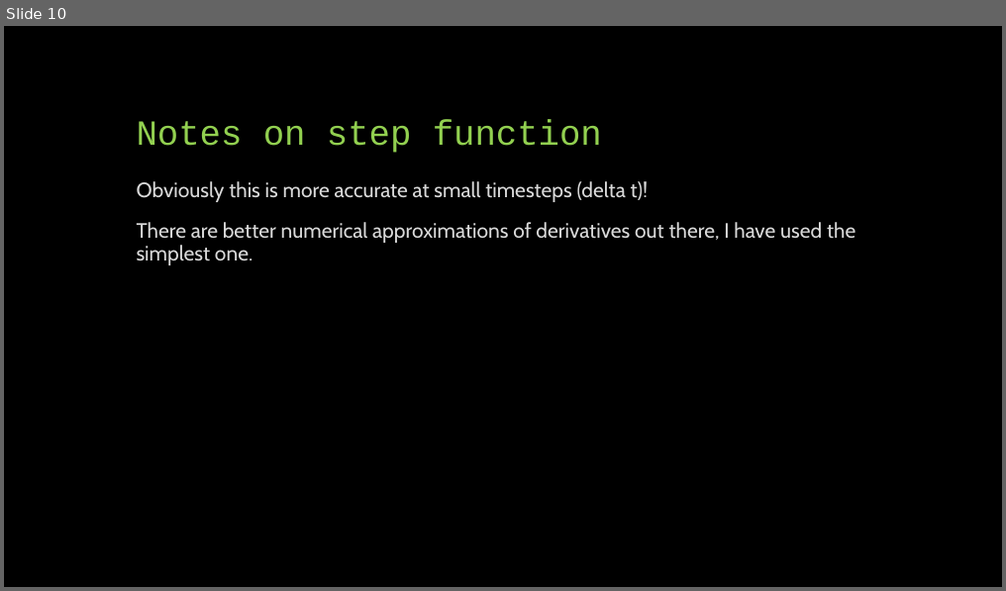
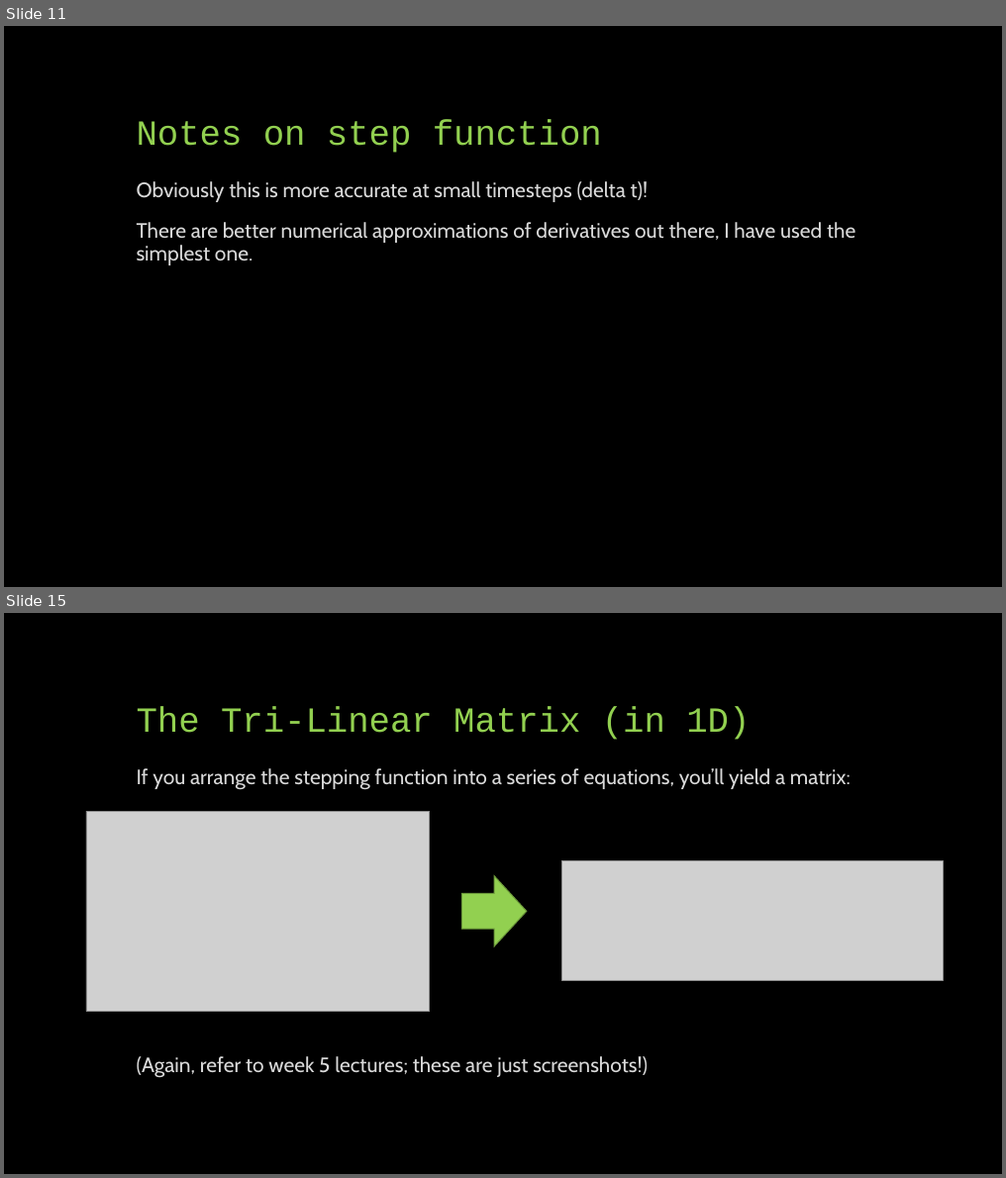
Before and after one commit to phys3112/Tutorials-2020, a slide deck: Tutorial 5 Iterative Methods/Tutorial 5 Presentation.pptx. Shown one above the other, each under a label of ours: slide 10 before the commit, slides 11 and 15 after it; the slides between them are not shown. The pictures are 1006x591 and 1006x1178 pixels, drawn with LibreOffice and Linux fonts; fonts in the diff are those of the drawing; grey boxes stand for pictures. Boxes give left, top, right and bottom in pixels: in the first picture for what was removed or moved away, otherwise in the second. Text is boxed around its words. In the diff, an @@ line names an element or a change of style, - is before the commit and + after.

Commit message:
Tutorial 5 'Finished'
Tutorial 5 is 'done', but I will make a better one for advanced following the upload of the lectures for Week 5.

```diff
--- a/Tutorial 5 Iterative Methods/Tutorial 5 Presentation.pptx
+++ b/Tutorial 5 Iterative Methods/Tutorial 5 Presentation.pptx
@@ slide 15 added at (4,613,1002,1174), background #000000 @@
@@ title added at (137,707,749,740), 34 pt, text #92D050 @@
+The Tri-Linear Matrix (in 1D)
@@ text added at (137,768,850,1078), 20 pt, text #D9D9D9 @@
+If you arrange the stepping function into a series of equations, you’ll yield a matrix:
+(Again, refer to week 5 lectures; these are just screenshots!)
@@ picture added at (86,811,430,1012) @@
@@ right arrow added at (462,875,528,947), fill #92D050, outline #6C9A3B 1 pt @@
@@ picture added at (561,861,943,980) @@
@@ what was slide 10 is now slide 11 @@
```
Also in this commit, not shown: 2 slides changed, 11 other slides added, 2 slides removed, 1 other file.
